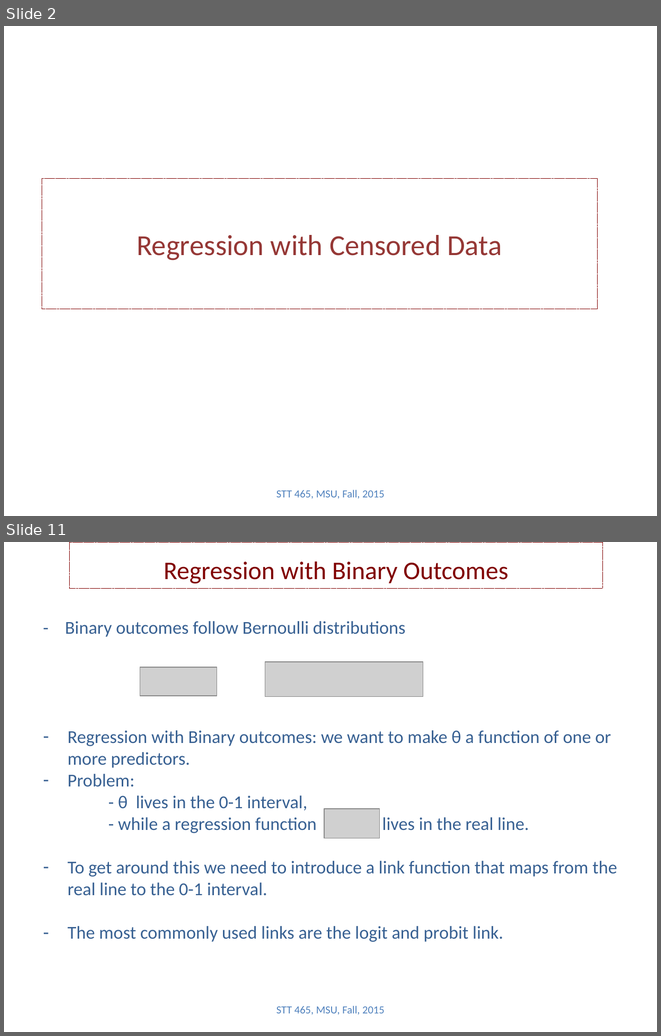
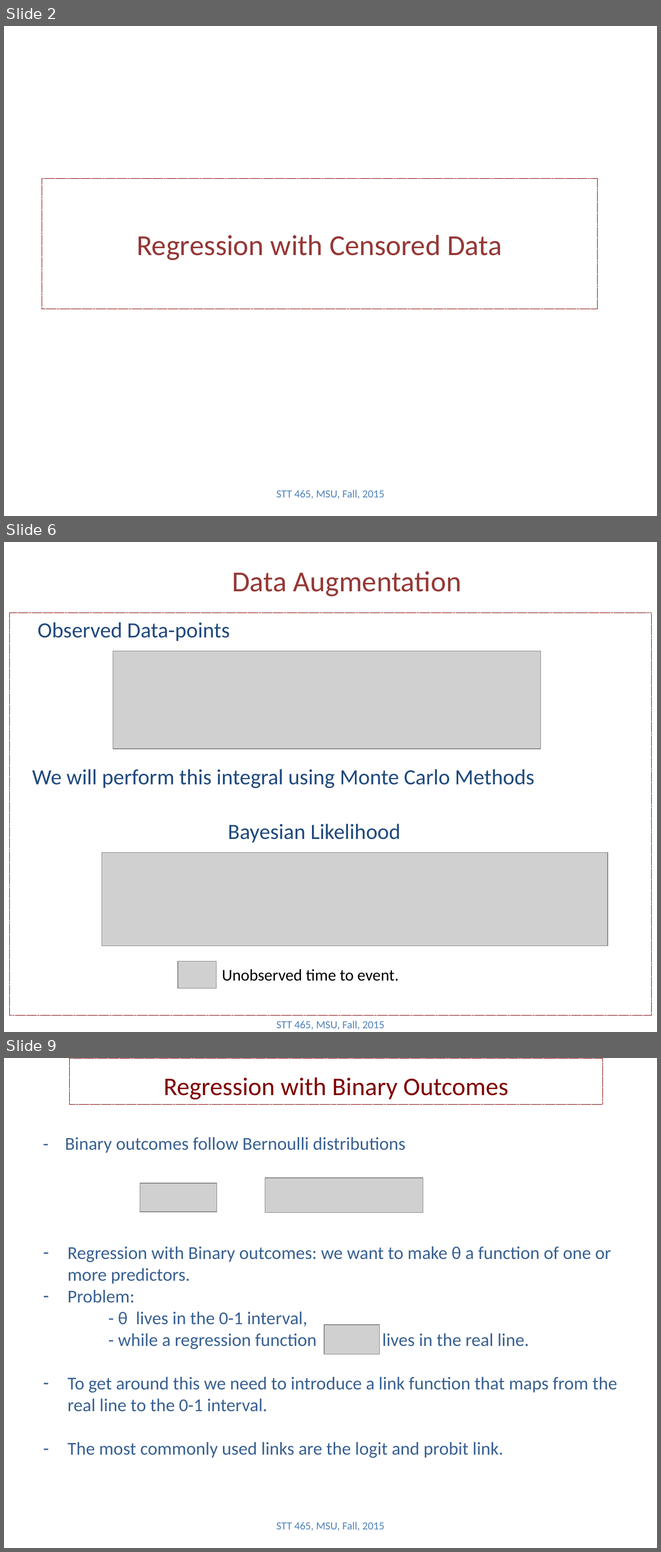
Before and after one commit to Boukos/STT465, a slide deck: STT465_14.pptx. Shown one above the other, each under a label of ours: slides 2 and 11 before the commit, slides 2, 6 and 9 after it; the slides between them are not shown. The pictures are 661x1036 and 661x1552 pixels, drawn with LibreOffice and Linux fonts; fonts in the diff are those of the drawing; grey boxes stand for pictures. Boxes give left, top, right and bottom in pixels: in the first picture for what was removed or moved away, otherwise in the second. Text is boxed around its words. In the diff, an @@ line names an element or a change of style, - is before the commit and + after.

```diff
--- a/STT465_14.pptx
+++ b/STT465_14.pptx
@@ slide 6 added at [4,542,657,1032], background #FFFFFF @@
@@ title added at [232,571,461,597], 32 pt, text #953735 @@
+Data Augmentation
@@ rectangle added at [9,612,651,1015], outline #800000 0.75 pt dashed @@
@@ text added at [37,622,230,641], 24 pt, text #1F497D @@
+Observed Data-points
@@ picture added at [113,651,541,749] @@
@@ text added at [32,769,535,788], 24 pt, text #1F497D @@
+We will perform this integral using Monte Carlo Methods
@@ text added at [228,823,400,843], 24 pt, text #1F497D @@
+Bayesian Likelihood
@@ picture added at [102,852,608,945] @@
@@ picture added at [178,961,216,989] @@
@@ text added at [222,969,399,981], 18 pt, text #000000 @@
+Unobserved time to event.
@@ text added at [276,1020,385,1030], 12 pt, text #4F81BD @@
+STT 465, MSU, Fall, 2015
@@ what was slide 11 is now slide 9 @@
```
Also in this commit, not shown: 8 slides changed, 3 other slides added, 3 slides removed, 3 other files.
